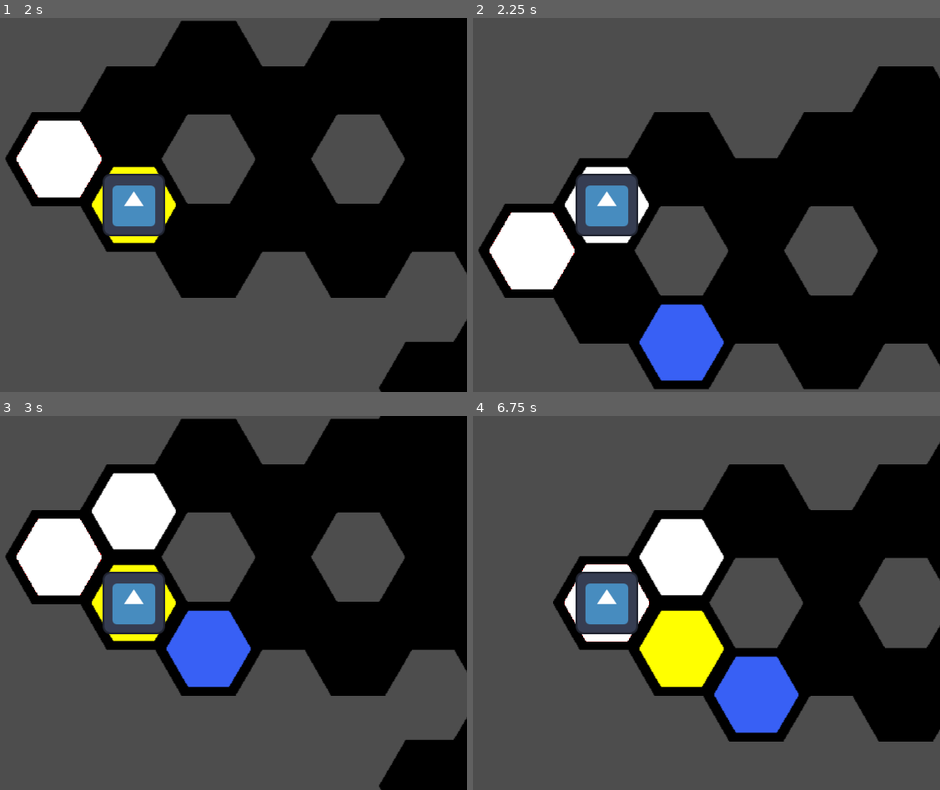
Above: before the commit, frames 1-4 (two rows, left to right).
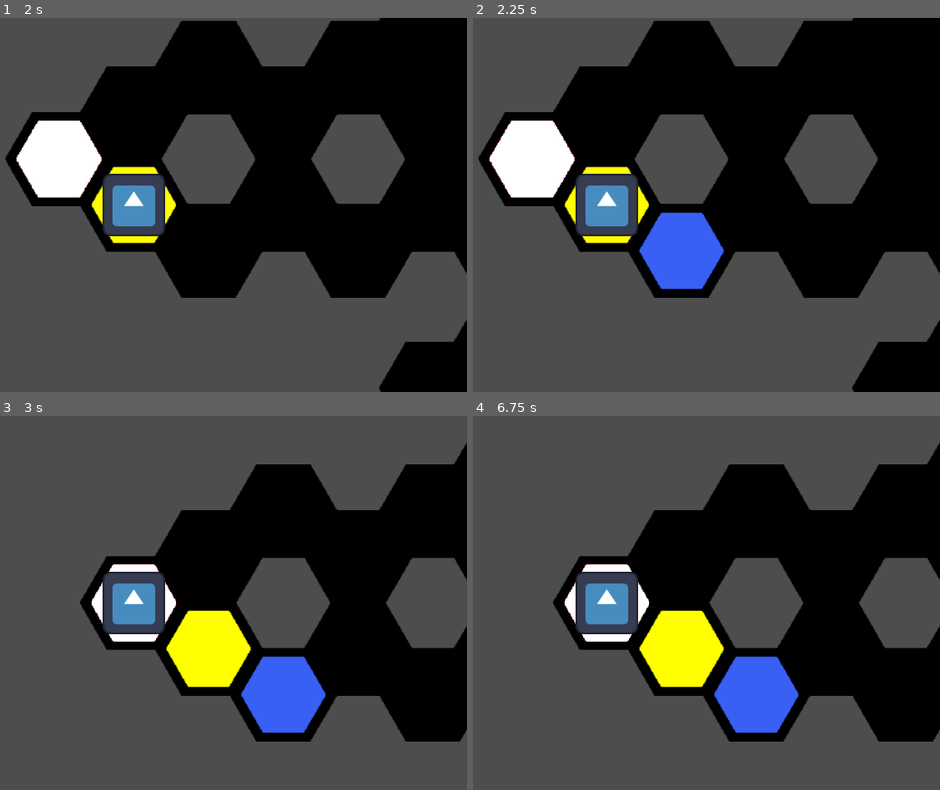
Above: after the commit, the same moments.

Repository: Rolls71/cat-game
Game: Godot game, scene res://nodes/node_2d.tscn
The game is run twice, just before and just after one commit, with the same random seed, the same clock (stepped at 60 frames per second) and the same inputs. The engine's default icon, where the game draws it, is replaced by a stand-in: a white triangle on a blue panel in a dark square.
Inputs (mouse positions are in pixels of both pictures, inside the frame that each line leads up to):
- Up to frame 1 (2 s): tap Enter at 0.5 s; move the mouse to (280, 186) at 0.52 s; hold D (right_down) 0.53-1.28 s; click (280, 186) at 0.6 s; tap Space (jump) at 0.77, 0.8, 1.07, 1.25, 1.35, 1.52, 1.82 s; move the mouse to (0, 223) at 1.27 s; hold S (down) from 1.28 s (still down); click (0, 223) at 1.55 s
- Up to frame 2 (2.25 s): tap Enter at 2 s; move the mouse to (673, 122) at 2.02 s; release S (down) at 2.03 s; hold D (right_down) from 2.03 s (still down); click (673, 122) at 2.1 s
- Up to frame 3 (3 s): tap Space (jump) at 2.3, 2.75 s; move the mouse to (102, 677) at 2.77 s; release D (right_down) at 2.78 s; hold Q (left_up) from 2.78 s (still down); click (102, 677) at 2.85 s
- Up to frame 4 (6.75 s): tap Space (jump) at 3.02, 3.32, 3.6, 3.77, 4.07, 4.25, 4.52, 4.82, 5.3, 5.85, 6.02, 6.32 s; tap Enter at 3.5 s; move the mouse to (804, 659) at 3.52 s; release Q (left_up) at 3.53 s; hold A (left_down) 3.53-5.03 s; move the mouse to (outside the picture) at 4.27 s; click (outside the picture) at 4.35 s; move the mouse to (641, 603) at 5.02 s; hold S (down) 5.03-5.78 s; click (641, 603) at 5.1 s; move the mouse to (505, 509) at 5.77 s; hold D (right_down) 5.78-6.53 s; click (505, 509) at 6.05 s; move the mouse to (753, 584) at 6.52 s; hold Q (left_up) from 6.53 s (still down); click (753, 584) at 6.6 s

Frame 1 is identical in both runs. In frame 2, 62% of the frame differs, in the area x 1-100%, y 0-100%; in frame 3, 45%; in frame 4, 2.8%.

Commit message:
Add push luck on death system

Diff:
--- a/nodes/blocks.gd
+++ b/nodes/blocks.gd
@@ -8,9 +8,12 @@
 const DOWN = Vector2i(0, 1)
 
 const PLAYER_RANGE = 1
+const PLAYER_LUCK_MULTIPLIER = 0.7
+const PLAYER_LUCK_INITIAL = 1
 
 @export var spawn = Vector2i(0, 0)
 
+var player_luck = PLAYER_LUCK_INITIAL
 var is_jumping = false
 
 func _init() -> void:
@@ -99,20 +102,33 @@
 			if weak_count >= 1:
 				weak_count += 1
 			if is_jumping && weak_count > 0:
-				set_cell(pos, 2, atlas, 0)
-				player.position = map_to_local(spawn)
+				kill_player(player)
 			else:
 				set_cell(pos, 2, atlas, weak_count)
 				player.position = map_to_local(pos)
 		WEAK:
 			set_cell(pos, 2, atlas, 0)
-			for cell in get_used_cells():
-				var cell_atlas = get_cell_atlas_coords(cell)
-				if cell_atlas == SOLID:
-					set_cell(cell, 2, cell_atlas, 1)
-			player.position = map_to_local(spawn)
+			push_luck(player)
 		OTHER:
 			player.position = map_to_local(Vector2i(pos[0], pos[1]))
 
 	# Reset
 	is_jumping = false
+
+func push_luck(player):
+	if randf() > player_luck:
+		# Fail
+		kill_player(player)
+		return false
+	else:
+		# Succeed
+		player_luck *= PLAYER_LUCK_MULTIPLIER
+
+		# TODO add visual representation
+		print("Luck: " + str(player_luck))
+		return true
+
+func kill_player(player):
+	player_luck = PLAYER_LUCK_INITIAL
+	player.position = map_to_local(spawn)
+	_init()
